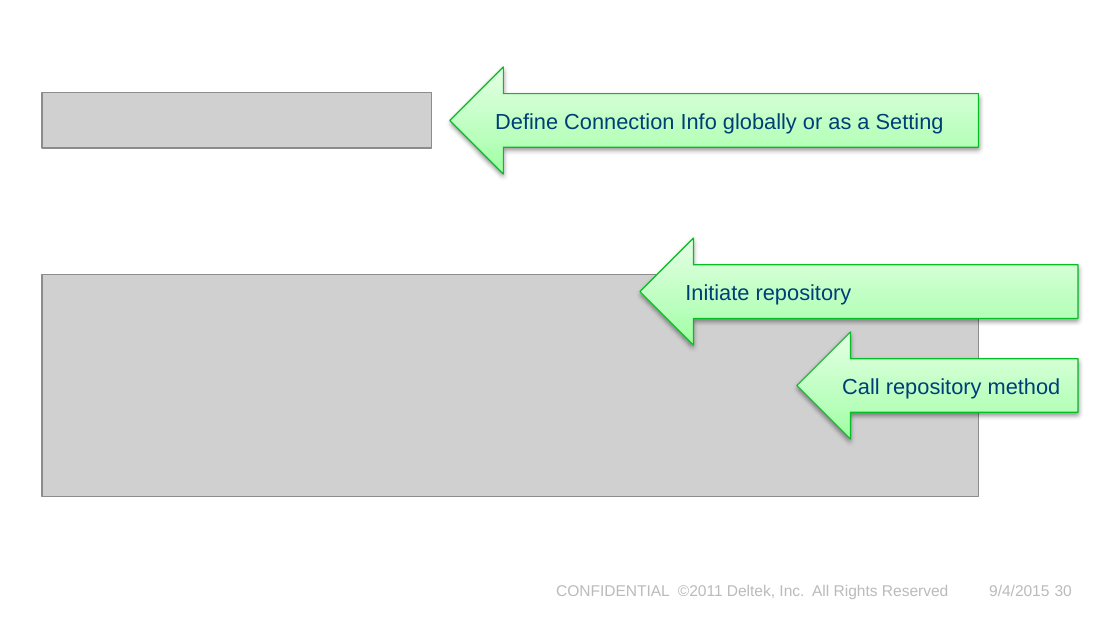
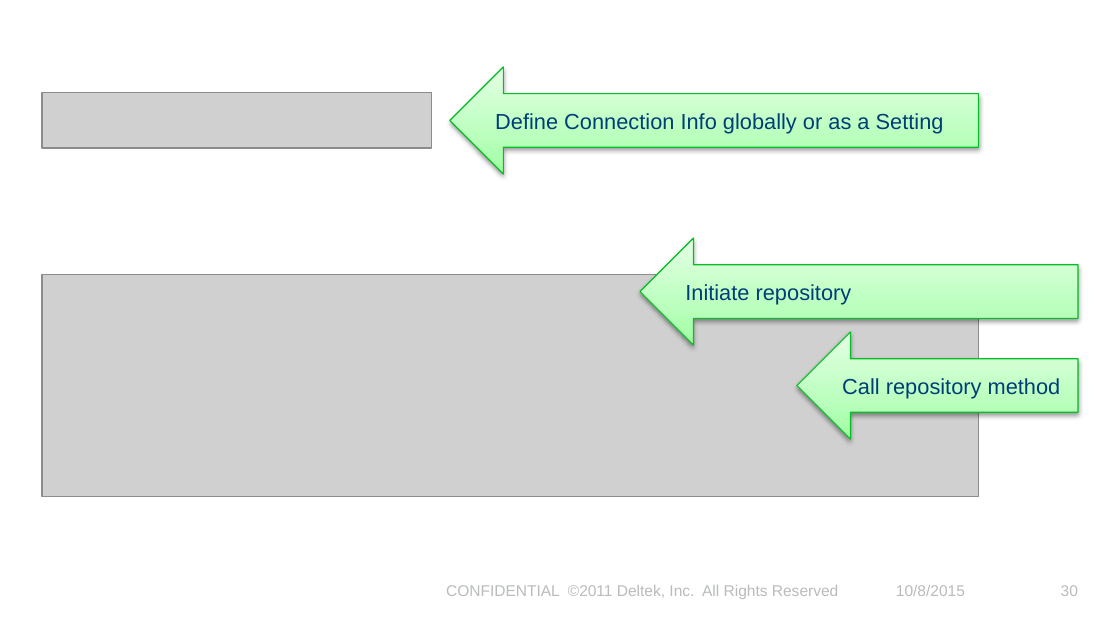
Before and after one commit to mdobler/Insight2015, a slide deck: slide 30 of VI69/PRESENTATION.pptx. Drawn at 1120x630 pixels with LibreOffice and Linux fonts; fonts in the diff are those of the drawing; grey boxes stand for pictures; background and template pictures are left out. Boxes give left, top, right and bottom in pixels: in the first picture for what was removed or moved away, otherwise in the second. Text is boxed around its words. In the diff, an @@ line names an element or a change of style, - is before the commit and + after.

```diff
--- a/VI69/PRESENTATION.pptx
+++ b/VI69/PRESENTATION.pptx
@@ text "CONFIDENTIAL ©2011 Deltek, Inc. All ...": place and size @@
-text "CONFIDENTIAL ©2011 Deltek, Inc. All ..." at (556, 585, 948, 599)
+text "CONFIDENTIAL ©2011 Deltek, Inc. All ..." at (446, 585, 838, 599)
@@ text at (896, 585, 965, 596): text changed @@
-9/4/2015
+10/8/2015
@@ page number at (1061, 585, 1078, 596): alignment left to right @@
```
Also in this commit, not shown: 21 other slides changed.
